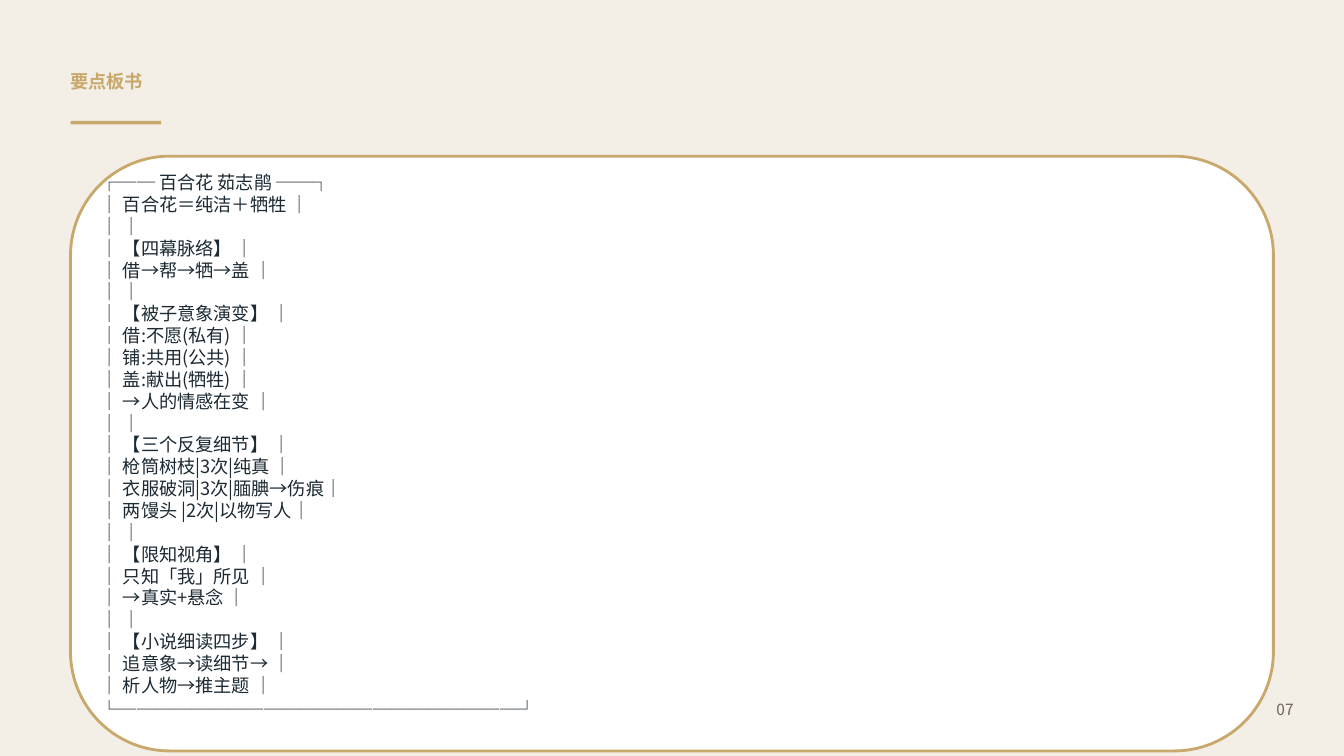
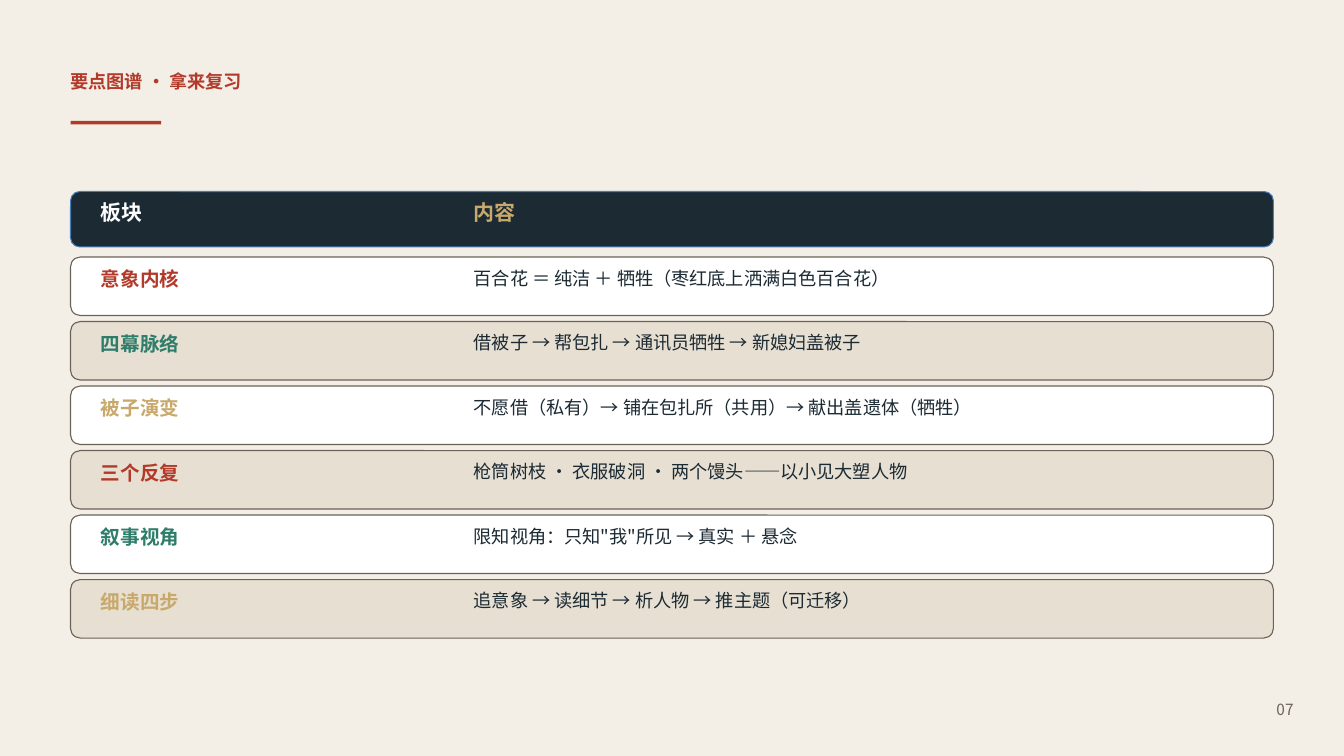
Before and after one commit to katarakinkim-arch/english-lesson-miniprogram, a slide deck: slide 7 of preview_v7/cn/l-cn-bs-u1-4.pptx. Drawn at 1344x756 pixels with LibreOffice and Linux fonts; fonts in the diff are those of the drawing. Boxes give left, top, right and bottom in pixels: in the first picture for what was removed or moved away, otherwise in the second. Text is boxed around its words. In the diff, an @@ line names an element or a change of style, - is before the commit and + after.

Commit message:
fine: 语文 必修上 第一单元 u1-4《百合花》精细化课堂PPTX（四层审计全PASS）

```diff
--- a/preview_v7/cn/l-cn-bs-u1-4.pptx
+++ b/preview_v7/cn/l-cn-bs-u1-4.pptx
@@ text at (x1=71, y1=72, x2=242, y2=90): text changed; text colour #C8A86B to #B23A2A @@
-要点板书
+要点图谱 · 拿来复习
@@ rectangle at (x1=71, y1=121, x2=161, y2=124): fill #C8A86B to #B23A2A @@
@@ text removed at (x1=123, y1=173, x2=343, y2=694) @@
-┌── 百合花 茹志鹃 ──┐
-│ 百合花＝纯洁＋牺牲 │
-│ │
-│ 【四幕脉络】 │
-│ 借→帮→牺→盖 │
-│ │
-│ 【被子意象演变】 │
-│ 借:不愿(私有) │
-│ 铺:共用(公共) │
-│ 盖:献出(牺牲) │
-│ →人的情感在变 │
-│ │
-│ 【三个反复细节】 │
-│ 枪筒树枝|3次|纯真 │
-│ 衣服破洞|3次|腼腆→伤痕│
-│ 两馒头 |2次|以物写人│
-│ │
-│ 【限知视角】 │
-│ 只知「我」所见 │
-│ →真实+悬念 │
-│ │
-│ 【小说细读四步】 │
-│ 追意象→读细节→ │
-│ 析人物→推主题 │
-└──────────────────────┘
@@ rounded rectangle added at (x1=71, y1=192, x2=1273, y2=247), fill #1C2A33, outline #4B7EBC 0.75 pt @@
@@ text added at (x1=101, y1=202, x2=143, y2=222), 15 pt, text #FFFFFF, bold @@
+板块
@@ text added at (x1=474, y1=202, x2=516, y2=222), 15 pt, text #C8A86B, bold @@
+内容
@@ rounded rectangle added at (x1=71, y1=257, x2=1273, y2=316), fill #FFFFFF, outline #6B6258 0.8 pt @@
@@ text added at (x1=101, y1=269, x2=179, y2=288), 14 pt, text #B23A2A, bold @@
+意象内核
@@ text added at (x1=474, y1=269, x2=889, y2=287), 13 pt, text #1C2A33 @@
+百合花 ＝ 纯洁 ＋ 牺牲（枣红底上洒满白色百合花）
@@ rounded rectangle added at (x1=71, y1=322, x2=1273, y2=380), fill #E7DFD2, outline #6B6258 0.8 pt @@
@@ text added at (x1=101, y1=334, x2=179, y2=353), 14 pt, text #2E7D6B, bold @@
+四幕脉络
@@ text added at (x1=474, y1=333, x2=861, y2=351), 13 pt, text #1C2A33 @@
+借被子 → 帮包扎 → 通讯员牺牲 → 新媳妇盖被子
@@ rounded rectangle added at (x1=71, y1=386, x2=1273, y2=445), fill #FFFFFF, outline #6B6258 0.8 pt @@
@@ text added at (x1=101, y1=398, x2=179, y2=417), 14 pt, text #C8A86B, bold @@
+被子演变
@@ text added at (x1=474, y1=398, x2=972, y2=416), 13 pt, text #1C2A33 @@
+不愿借（私有）→ 铺在包扎所（共用）→ 献出盖遗体（牺牲）
@@ rounded rectangle resized from (x1=71, y1=156, x2=1273, y2=751) to (x1=71, y1=451, x2=1273, y2=509) @@
@@ rounded rectangle at (x1=71, y1=451, x2=1273, y2=509): fill #FFFFFF to #E7DFD2; outline #C8A86B 2 pt to #6B6258 0.8 pt @@
@@ text added at (x1=101, y1=463, x2=179, y2=482), 14 pt, text #B23A2A, bold @@
+三个反复
@@ text added at (x1=474, y1=462, x2=907, y2=480), 13 pt, text #1C2A33 @@
+枪筒树枝 · 衣服破洞 · 两个馒头——以小见大塑人物
@@ rounded rectangle added at (x1=71, y1=515, x2=1273, y2=574), fill #FFFFFF, outline #6B6258 0.8 pt @@
@@ text added at (x1=101, y1=527, x2=179, y2=546), 14 pt, text #2E7D6B, bold @@
+叙事视角
@@ text added at (x1=474, y1=527, x2=797, y2=545), 13 pt, text #1C2A33 @@
+限知视角：只知"我"所见 → 真实 ＋ 悬念
@@ rounded rectangle added at (x1=71, y1=580, x2=1273, y2=638), fill #E7DFD2, outline #6B6258 0.8 pt @@
@@ text added at (x1=101, y1=592, x2=179, y2=611), 14 pt, text #C8A86B, bold @@
+细读四步
@@ text added at (x1=474, y1=591, x2=861, y2=609), 13 pt, text #1C2A33 @@
+追意象 → 读细节 → 析人物 → 推主题（可迁移）
```
Also in this commit, not shown: 4 other slides changed, 4 slides added, 4 slides removed, 2 other files.
